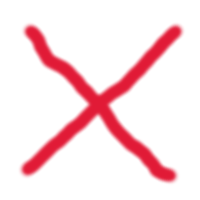
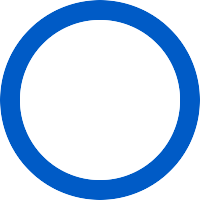
Before/after of a 200x200 layered artwork. What changed in the layer stack:
removed layer "X" over (17, 21, 186, 186)
added layer "O copy" above "Layer" over (0, 0, 200, 200)
